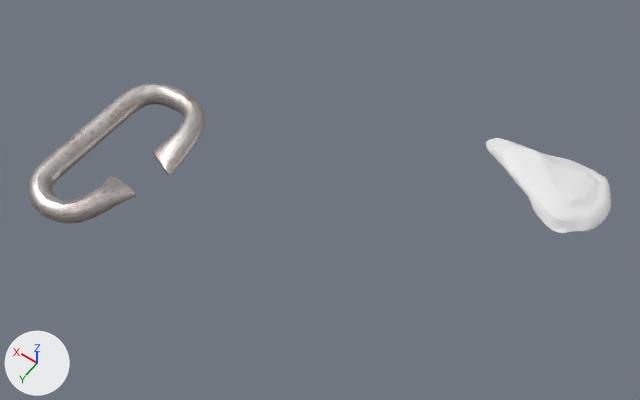
The Blender file Models/Flint and Steel/Flint and Steel.blend as it was, and as the next commit left it.
Before and after are seen from a 50 mm lens placed at (-5.47, 4.16, 7.99), pointed at (-2.0, -0.69, 0.37). The axes (+X, +Y, +Z) are drawn at lower left. The lights are the same throughout.
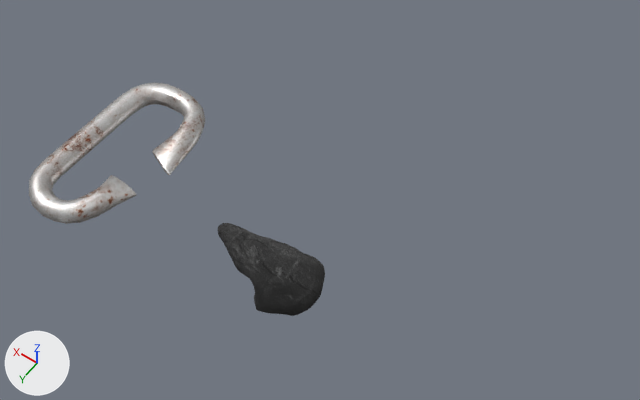
Where the newer file only moved an object's origin or applied its transform, the numbers keep the older frame.

Pixel boxes (x1, y1, x2, y2) of what changed, in the pictures (640 x 400 px):
'Cylinder', surface changed
    both: (29, 82, 205, 224)
'Plane', deleted
    before: (486, 138, 611, 233)
'Flint', added
    after: (218, 223, 325, 316)

Edits to the bpy script that builds the scene:
```text
Add img_flint_jpg:
    img_flint_jpg = load_image('flint.jpg', 'Textures/flint.jpg', 450, 338, 'sRGB')
Change mat_steel:
    add n4 = _N.new('ShaderNodeMapping'); n4.name = 'Mapping'
    where n2 = _N.new('ShaderNodeTexImage'); n2.name = 'Image Texture'
    remove n2.projection = 'BOX'
    remove n4 = _N.new('ShaderNodeMapping'); n4.name = 'Mapping'
    where n3 = _N.new('ShaderNodeTexCoord'); n3.name = 'Texture Coordinate'
    remove _L.new(n3.outputs[0], n4.inputs[0])  # 'Generated' to 'Vector'
    add _L.new(n3.outputs[2], n4.inputs[0])  # 'UV' to 'Vector'
Add mat_flint:
    mat_flint = bpy.data.materials.new('Flint')
    # uses the picture img_flint_jpg
Add me_plane_1:
    me_plane_1.from_pydata(...)  # 515 vertices, 1007 faces; spans x -1.364..0.105, y -0.293..0.593, z -0.217..0.114
    me_plane_1.polygons.foreach_set('use_smooth', [True] * 1007)
    me_plane_1.materials.append(mat_flint)
Remove ob_plane:
    ob_plane = bpy.data.objects.new('Plane', me_plane)
    ob_plane.location = (-3.329, -2.027, 0.974)
    ob_plane.scale = (0.092, 0.092, 0.092)
Add ob_flint:
    ob_flint = bpy.data.objects.new('Flint', me_plane_1)
    ob_flint.location = (-1.19, 0.0, 0.0)
```
